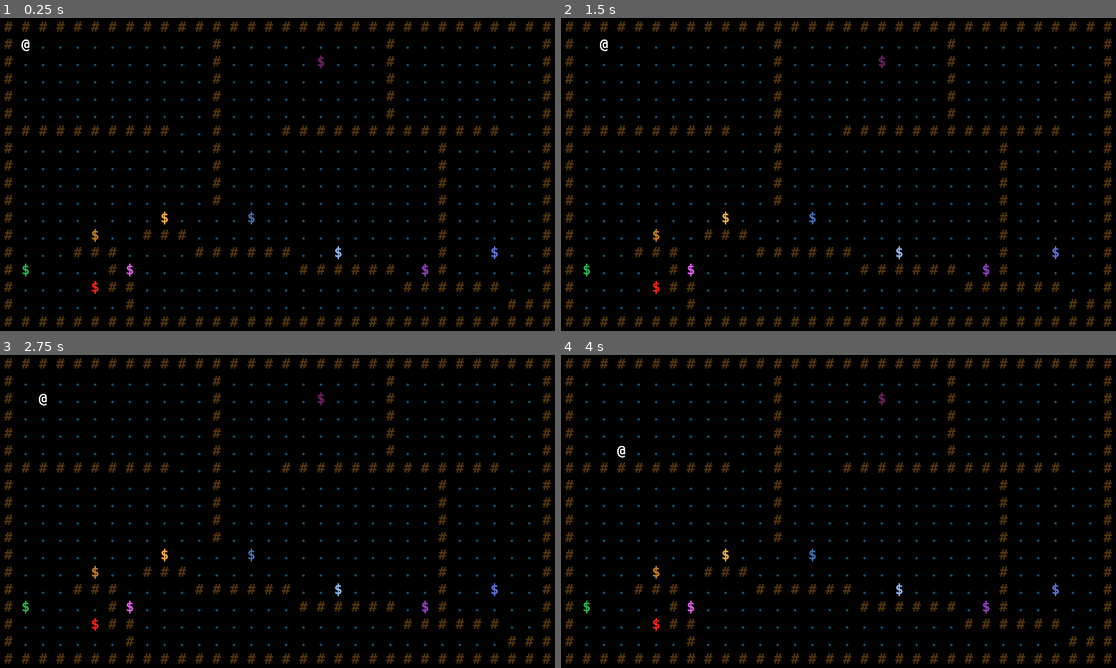
Above: before the commit, frames 1-4 (two rows, left to right).
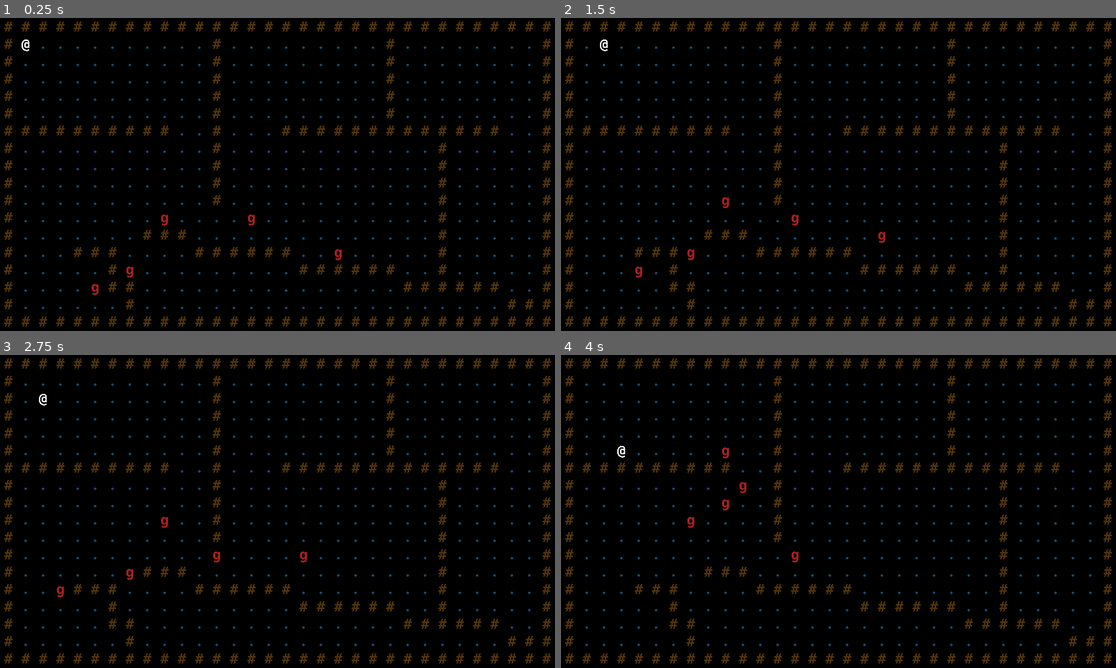
Above: after the commit, the same moments.

Repository: Mizar999/godot-roguelike
Game: Godot game, scene res://scenes/Main.tscn
Two runs of this game, one before a commit and one after it. Both use one fixed random seed, a clock stepped at 60 frames per second and the inputs below.
Inputs:
- Up to frame 1 (0.25 s): no input
- Up to frame 2 (1.5 s): tap Enter at 0.5 s; tap Keypad 6 (e) at 0.6 s; tap Keypad 8 (n) at 0.8, 1.35 s; tap Space at 1.25 s
- Up to frame 3 (2.75 s): tap Keypad 9 (ne) at 1.55, 2.1 s; tap Enter at 2 s; tap Keypad 2 (s) at 2.3 s
- Up to frame 4 (4 s): tap Space at 2.75 s; tap Keypad 2 (s) at 2.85 s; tap Keypad 3 (se) at 3.05, 3.6 s; tap Enter at 3.5 s; tap Keypad 4 (w) at 3.8 s

The runs differ from the first frame. In frame 1, 0.4% of the frame differs, in the area x 4-90%, y 11-89%; in frame 2, 0.5%; in frame 3, 0.5%; in frame 4, 0.5%.

Commit message:
Add enemy and basic pathfinding

Diff:
--- a/godot/data/Database.tscn
+++ b/godot/data/Database.tscn
@@ -1,8 +1,9 @@
-[gd_scene load_steps=4 format=2]
+[gd_scene load_steps=5 format=2]
 
 [ext_resource path="res://entity/Entity.tscn" type="PackedScene" id=1]
 [ext_resource path="res://entity/Player.gd" type="Script" id=2]
 [ext_resource path="res://data/Database.gd" type="Script" id=3]
+[ext_resource path="res://entity/Enemy.gd" type="Script" id=4]
 
 [node name="Database" type="Node"]
 script = ExtResource( 3 )
@@ -27,6 +28,18 @@
 [node name="Symbol" parent="actors/player" index="0"]
 region_rect = Rect2( 0, 256, 64, 64 )
 
+[node name="goblin" parent="actors" instance=ExtResource( 1 )]
+position = Vector2( 64, 0 )
+script = ExtResource( 4 )
+entity_name = "Goblin"
+blocks_movement = true
+
+[node name="Symbol" parent="actors/goblin" index="0"]
+self_modulate = Color( 0.666667, 0.12549, 0.12549, 1 )
+region_rect = Rect2( 448, 384, 64, 64 )
+
 [editable path="props/statue"]
 
 [editable path="actors/player"]
+
+[editable path="actors/goblin"]
--- a/godot/entity/Actor.gd
+++ b/godot/entity/Actor.gd
@@ -1,5 +1,8 @@
 extends Entity
 class_name Actor
+
+#warning-ignore:unused_signal
+signal acted
 
 #warning-ignore:unused_argument
 func take_turn(game: Game):
--- /dev/null
+++ b/godot/entity/Enemy.gd
@@ -0,0 +1,12 @@
+extends Actor
+class_name Enemy
+
+# TODO implement ai
+func take_turn(game: Game):
+	var command = Command.new()
+	if game.player:
+		var path = game.pathfinder.get_path(cell, game.player.cell)
+		if path.size() > 1:
+			var dir = path[1] - cell # index 0 is the actor itself
+			command = MovementCommand.new(self, dir)
+	emit_signal(RL.SIGNAL_ACTED, command)
--- a/godot/entity/Player.gd
+++ b/godot/entity/Player.gd
@@ -1,8 +1,5 @@
 extends Actor
 class_name Player
-
-#warning-ignore:unused_signal
-signal acted
 
 func _ready():
 	set_process_unhandled_key_input(false)
--- a/godot/game/Game.gd
+++ b/godot/game/Game.gd
@@ -4,13 +4,20 @@
 var map
 var player
 var actors: Scheduler
+var pathfinder: Pathfinder
 
 func _init(map_p):
 	actors = Scheduler.new()
+
 	map = map_p
+	pathfinder = Pathfinder.new()
+	pathfinder.initialize_map(map)
+
 	player = spawn("actors/player", Vector2(1, 1))
-	for cell in map.get_passable_cells(10):
-		spawn("props/statue", cell).get_node("Symbol").self_modulate = Color(randf(), randf(), randf())
+	for cell in map.get_passable_cells(5):
+		spawn("actors/goblin", cell)
+	#for cell in map.get_passable_cells(10):
+	#	spawn("props/statue", cell).get_node("Symbol").self_modulate = Color(randf(), randf(), randf())
 
 func spawn(path: String, cell: Vector2):
 	var entity = RL.database.create_entity(path)
--- a/godot/map/Map.gd
+++ b/godot/map/Map.gd
@@ -29,3 +29,10 @@
 			if result.size() >= amount:
 				break
 	return result
+
+func get_floor_cells():
+	var result = []
+	for cell in get_used_cells():
+		if is_floor_passable(cell):
+			result.push_back(cell)
+	return result
--- /dev/null
+++ b/godot/map/Pathfinder.gd
@@ -0,0 +1,49 @@
+extends Reference
+class_name Pathfinder
+
+var astar: AStar2D
+var bounds: Rect2
+var dirty_cells: Array
+var _map
+
+# TODO enemies should not bump into each other
+func _init():
+	astar = AStar2D.new()
+	bounds = Rect2()
+	dirty_cells = []
+	_map = null
+
+func initialize_map(map) -> void:
+	astar.clear()
+	_map = map
+	bounds = map.get_used_rect()
+	var cells = map.get_floor_cells()
+	for cell in cells:
+		astar.add_point(_get_id(cell), Vector2(cell.x, cell.y))
+	for cell in cells:
+		_connect_neighbors(cells, cell)
+
+func get_path(from: Vector2, to: Vector2):
+	dirty_cells.push_back(from)
+	_connect_dirty_cells()
+	return astar.get_point_path(_get_id(from), _get_id(to))
+
+func _connect_neighbors(cells: Array, cell_to_connect: Vector2) -> void:
+	var neighbor
+	var neighbor_id
+	var cell_id = _get_id(cell_to_connect)
+	for x in range(-1, 2):
+		for y in range(-1, 2):
+			neighbor = Vector2(cell_to_connect.x + x, cell_to_connect.y + y)
+			if neighbor != cell_to_connect and neighbor in cells and !_map.get_entity_at(neighbor):
+				neighbor_id = _get_id(neighbor)
+				if !astar.are_points_connected(cell_id, neighbor_id):
+					astar.connect_points(cell_id, neighbor_id)
+
+func _connect_dirty_cells() -> void:
+	var cells = _map.get_floor_cells()
+	while !dirty_cells.empty():
+		_connect_neighbors(cells, dirty_cells.pop_front())
+
+func _get_id(cell) -> int:
+	return (cell.y * bounds.size.x) + cell.x
--- a/godot/project.godot
+++ b/godot/project.godot
@@ -24,6 +24,11 @@
 "language": "GDScript",
 "path": "res://command/CommandResult.gd"
 }, {
+"base": "Actor",
+"class": "Enemy",
+"language": "GDScript",
+"path": "res://entity/Enemy.gd"
+}, {
 "base": "Node",
 "class": "Entity",
 "language": "GDScript",
@@ -39,6 +44,11 @@
 "language": "GDScript",
 "path": "res://command/MovementCommand.gd"
 }, {
+"base": "Reference",
+"class": "Pathfinder",
+"language": "GDScript",
+"path": "res://map/Pathfinder.gd"
+}, {
 "base": "Actor",
 "class": "Player",
 "language": "GDScript",
@@ -53,9 +63,11 @@
 "Actor": "",
 "Command": "",
 "CommandResult": "",
+"Enemy": "",
 "Entity": "",
 "Game": "",
 "MovementCommand": "",
+"Pathfinder": "",
 "Player": "",
 "Scheduler": ""
 }
